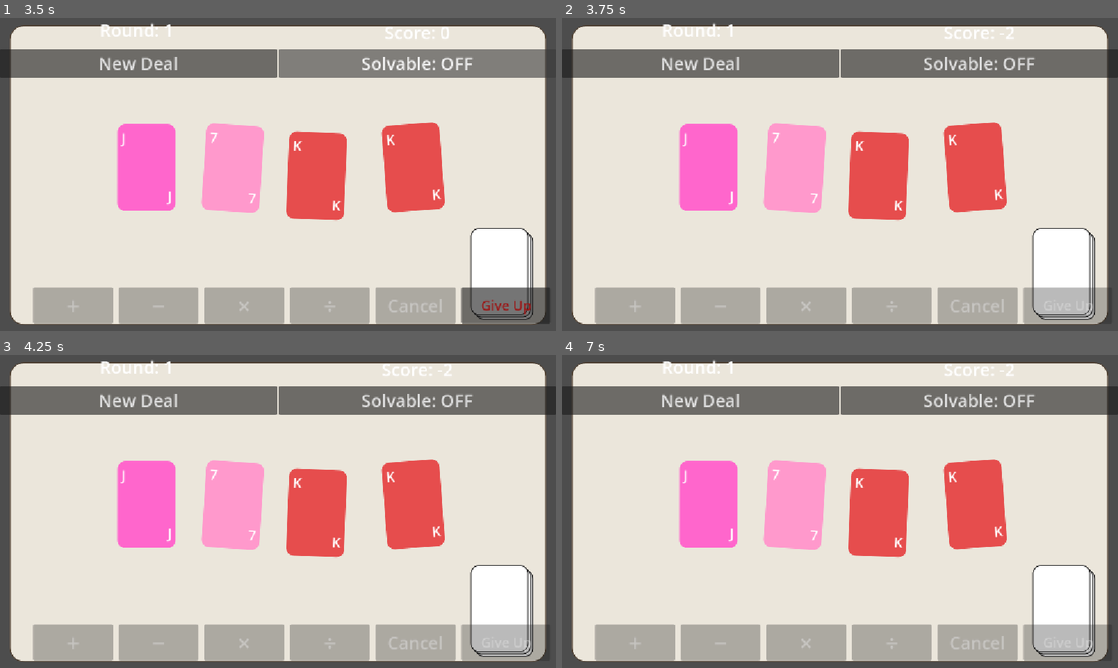
Above: before the commit, frames 1-4 (two rows, left to right).
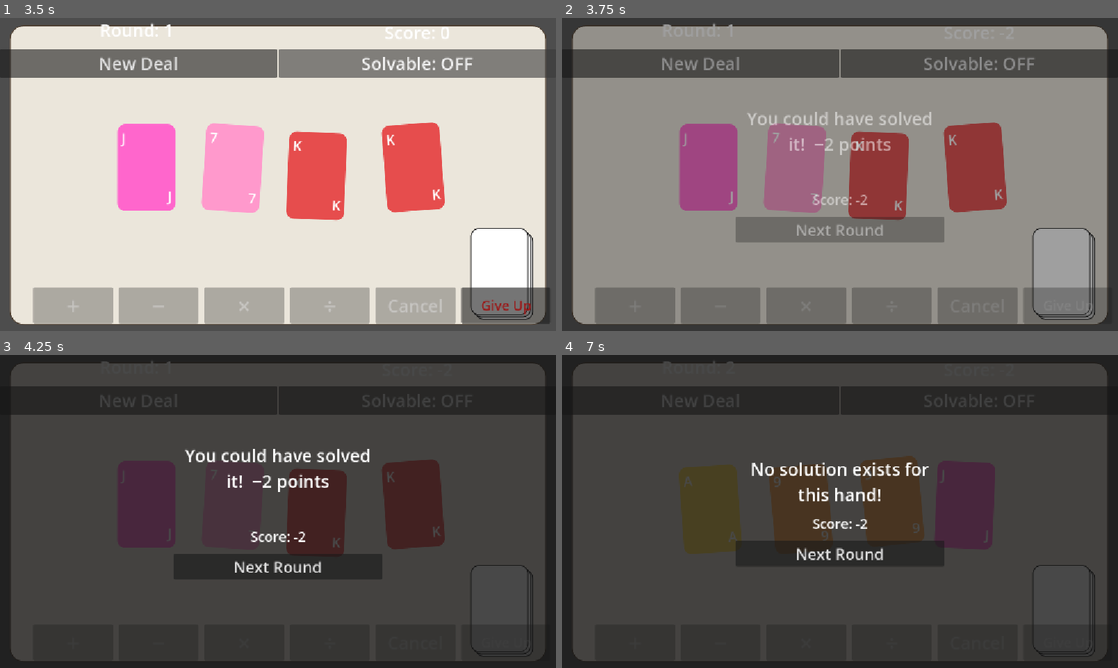
Above: after the commit, the same moments.

Repository: sky-q-xu/card-24
Game: Godot game, scene res://scenes/main.tscn
The game is run twice, just before and just after one commit, with the same random seed, the same clock (stepped at 60 frames per second) and the same inputs.
Inputs (mouse positions are in pixels of both pictures, inside the frame that each line leads up to):
- Up to frame 1 (3.5 s): click "New Deal" at 0.5 s; click "New Deal" at 1.25 s; click "Solvable: OFF" at 2 s; click "Solvable: ON" at 2.75 s
- Up to frame 2 (3.75 s): click "Give Up" at 3.5 s
- Up to frame 3 (4.25 s): no input
- Up to frame 4 (7 s): click (840, 567) at 4.25 s, where only the run after the commit has a clickable "Next Round"; click "Solvable: OFF" at 5 s; click "Solvable: ON" at 5.75 s; click (1067, 642) at 6.5 s, where only the run after the commit has a clickable "Give Up"

Frame 1 is identical in both runs. In frame 2, 92% of the frame differs, in the area x 1-99%, y 1-98%; in frame 3, 99%; in frame 4, 99%, in the area x 0-100%, y 0-100%.
Error in both runs: Invalid assignment of property or key 'input_enabled' with value of type 'bool' on a base object of type 'Nil'. (res://scripts/main.gd:81)

Commit message:
Fix give_up_screen node paths: labels are inside Card/VBoxInner
Co-Authored-By: Claude Sonnet 4.6 <noreply@anthropic.com>

Diff:
--- a/scripts/give_up_screen.gd
+++ b/scripts/give_up_screen.gd
@@ -1,8 +1,8 @@
 extends CanvasLayer
 
-@onready var title_label: Label = $Background/CenterContainer/VBoxContainer/TitleLabel
-@onready var solution_label: Label = $Background/CenterContainer/VBoxContainer/SolutionLabel
-@onready var score_label: Label = $Background/CenterContainer/VBoxContainer/ScoreLabel
+@onready var title_label: Label = $Background/CenterContainer/VBoxContainer/Card/VBoxInner/TitleLabel
+@onready var solution_label: Label = $Background/CenterContainer/VBoxContainer/Card/VBoxInner/SolutionLabel
+@onready var score_label: Label = $Background/CenterContainer/VBoxContainer/Card/VBoxInner/ScoreLabel
 
 func _ready() -> void:
 	hide()
